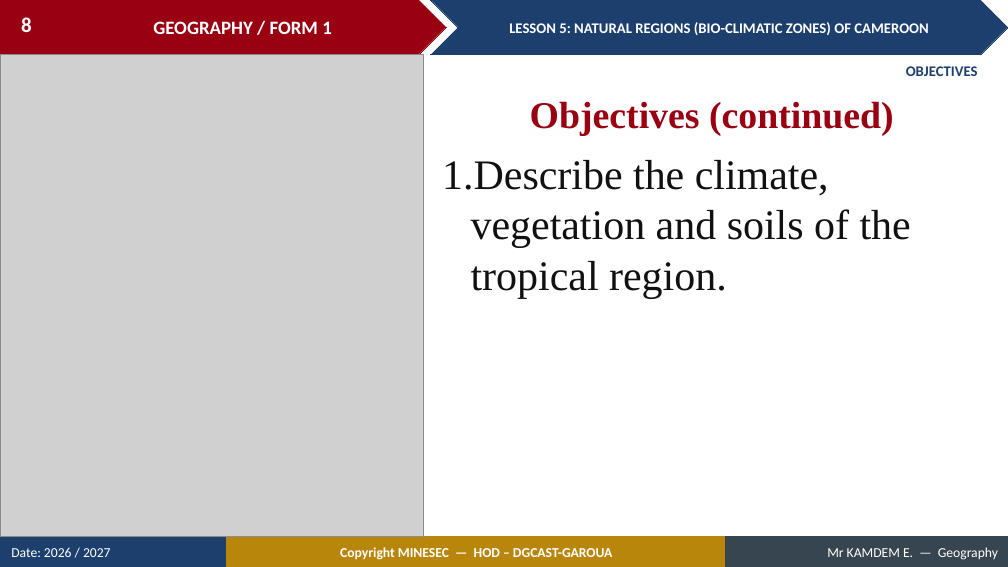
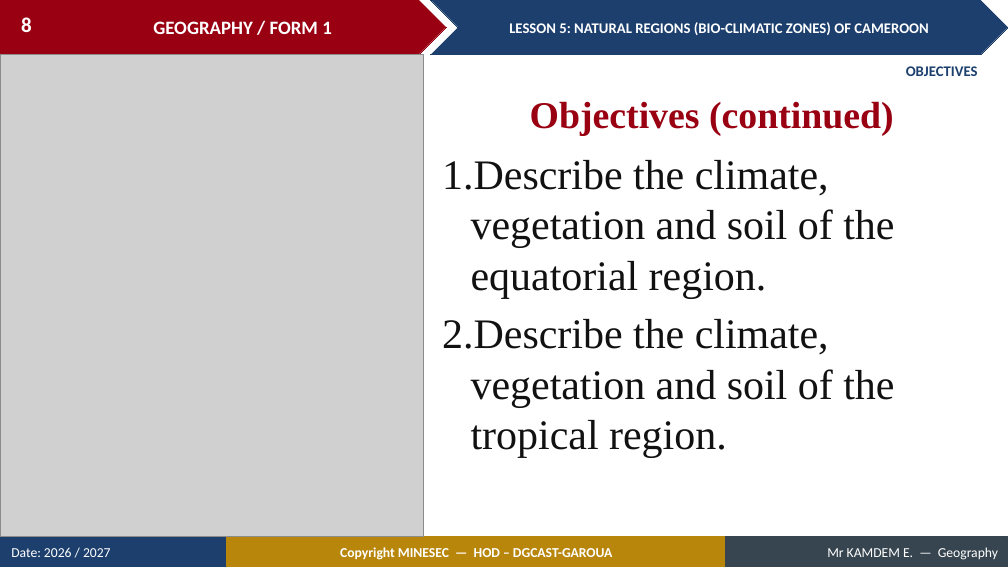
Before and after one commit to Berthautk/linea-github, a slide deck: slide 8 of lecons/F1/08_F1_M2_L05_Natural_Regions_Bio_climatic_Zones_of_Cameroon.pptx. Drawn at 1008x567 pixels with LibreOffice and Linux fonts; fonts in the diff are those of the drawing; grey boxes stand for pictures. Boxes give left, top, right and bottom in pixels: in the first picture for what was removed or moved away, otherwise in the second. Text is boxed around its words. In the diff, an @@ line names an element or a change of style, - is before the commit and + after.

```diff
--- a/lecons/F1/08_F1_M2_L05_Natural_Regions_Bio_climatic_Zones_of_Cameroon.pptx
+++ b/lecons/F1/08_F1_M2_L05_Natural_Regions_Bio_climatic_Zones_of_Cameroon.pptx
@@ text at box(442, 160, 894, 457): text changed @@
-1. Describe the climate, vegetation and soils of the tropical region.
+1. Describe the climate, vegetation and soil of the equatorial region.
+2. Describe the climate, vegetation and soil of the tropical region.
```
Also in this commit, not shown: 32 other slides changed, 20 slides added, 4 slides removed, 5 other files.
